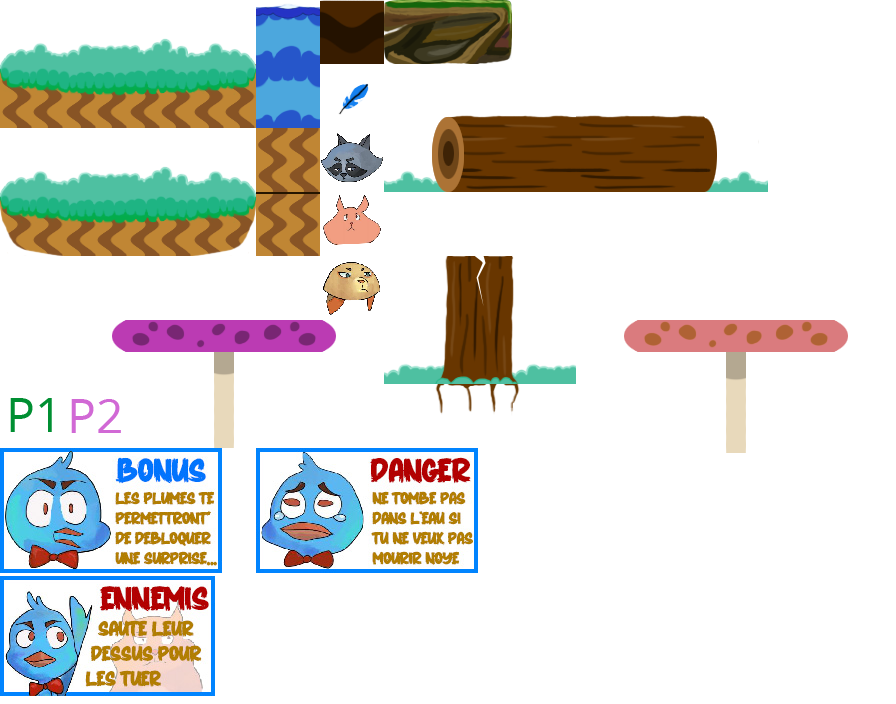
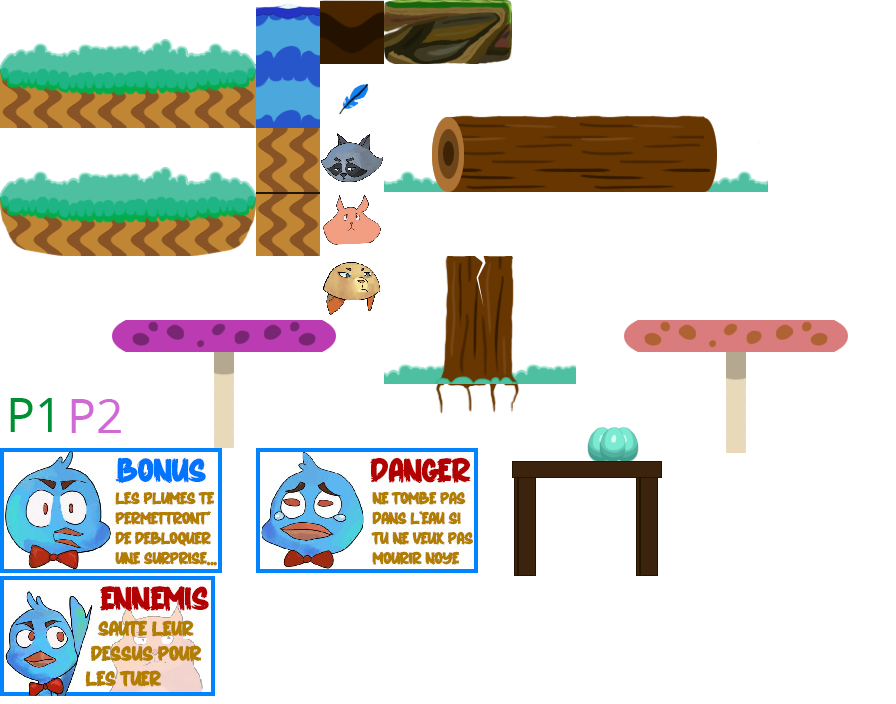
Revision of a layered 896px x 704px image; what changed, layer by layer:
added layer "Calque 15" above "Calque 14" over [512, 426, 662, 576]
